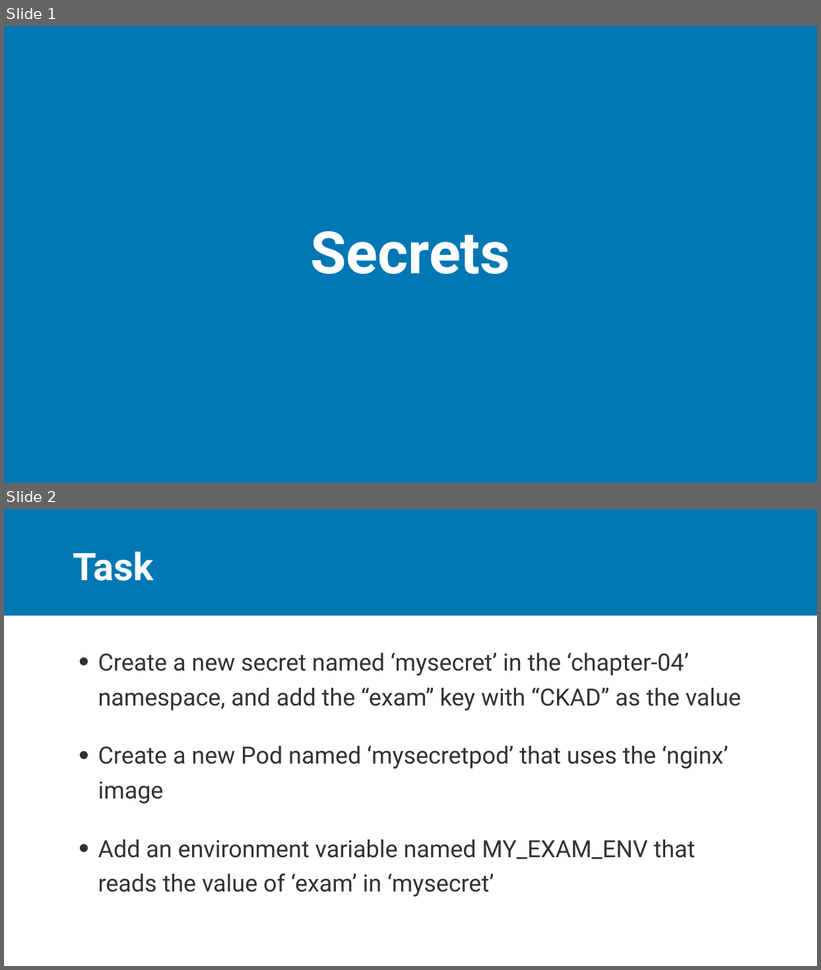
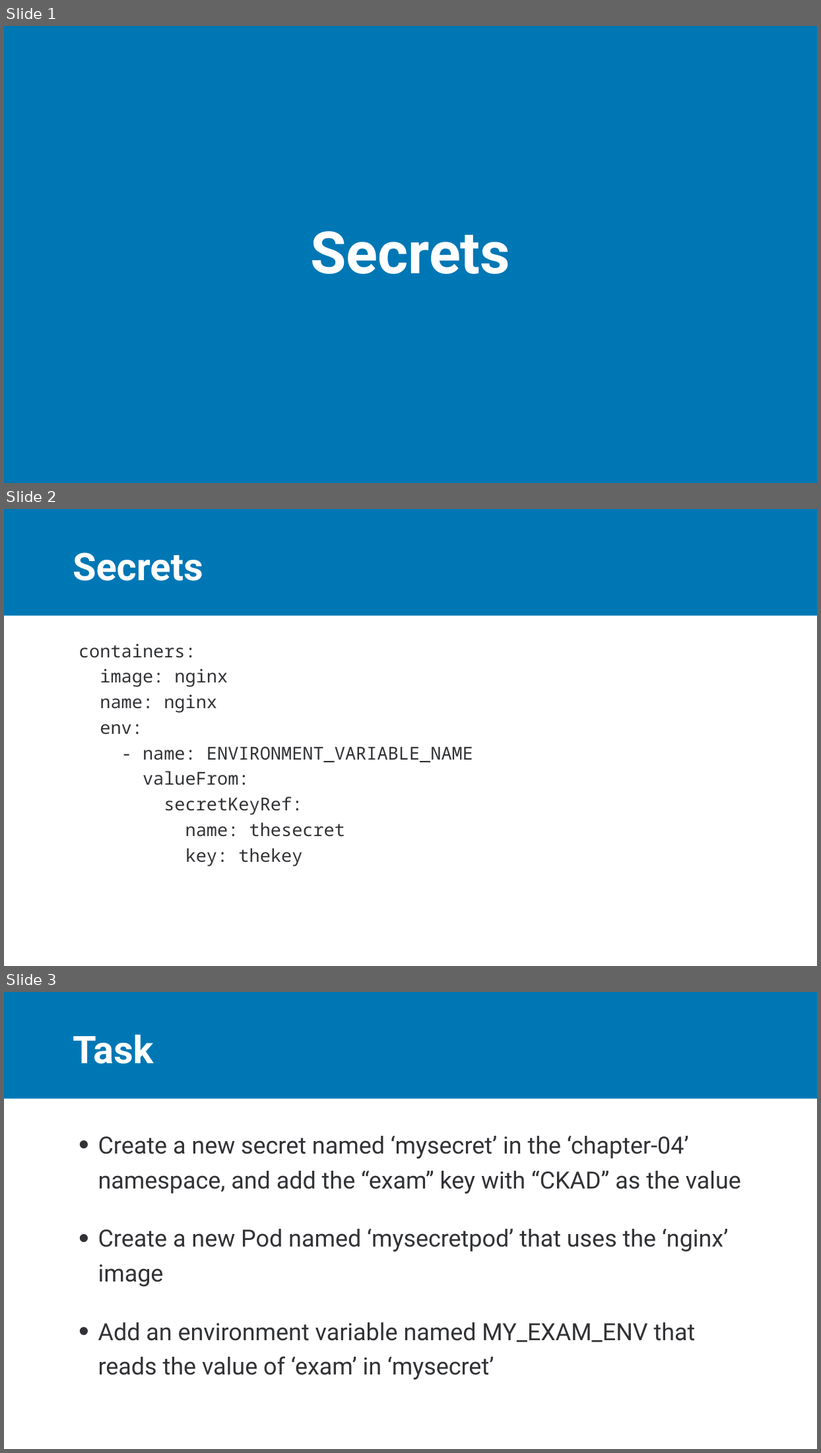
Before and after one commit to rdiazconcha/ckad-exam-prep, a slide deck: chapter-04/05-secrets/04_05_secrets.pptx. Shown one above the other, each under a label of ours: slides 1 and 2 before the commit, slides 1, 2 and 3 after it. The pictures are 821x970 and 821x1453 pixels, drawn with LibreOffice and Linux fonts; fonts in the diff are those of the drawing. Boxes give left, top, right and bottom in pixels: in the first picture for what was removed or moved away, otherwise in the second. Text is boxed around its words. In the diff, an @@ line names an element or a change of style, - is before the commit and + after.

Commit message:
wip

```diff
--- a/chapter-04/05-secrets/04_05_secrets.pptx
+++ b/chapter-04/05-secrets/04_05_secrets.pptx
@@ slide 2 added at box(4, 509, 817, 966), background #FFFFFF; not listed: 1 template element that a slide beside it also shows @@
@@ title added at box(73, 553, 203, 581), 45 pt, text #FFFFFF, bold @@
+Secrets
@@ text added at box(79, 644, 473, 867), 21 pt, text #313235 @@
+containers:
+image: nginx
+name: nginx
+env:
+- name: ENVIRONMENT_VARIABLE_NAME
+valueFrom:
+secretKeyRef:
+name: thesecret
+key: thekey
@@ what was slide 2 is now slide 3 @@
```
